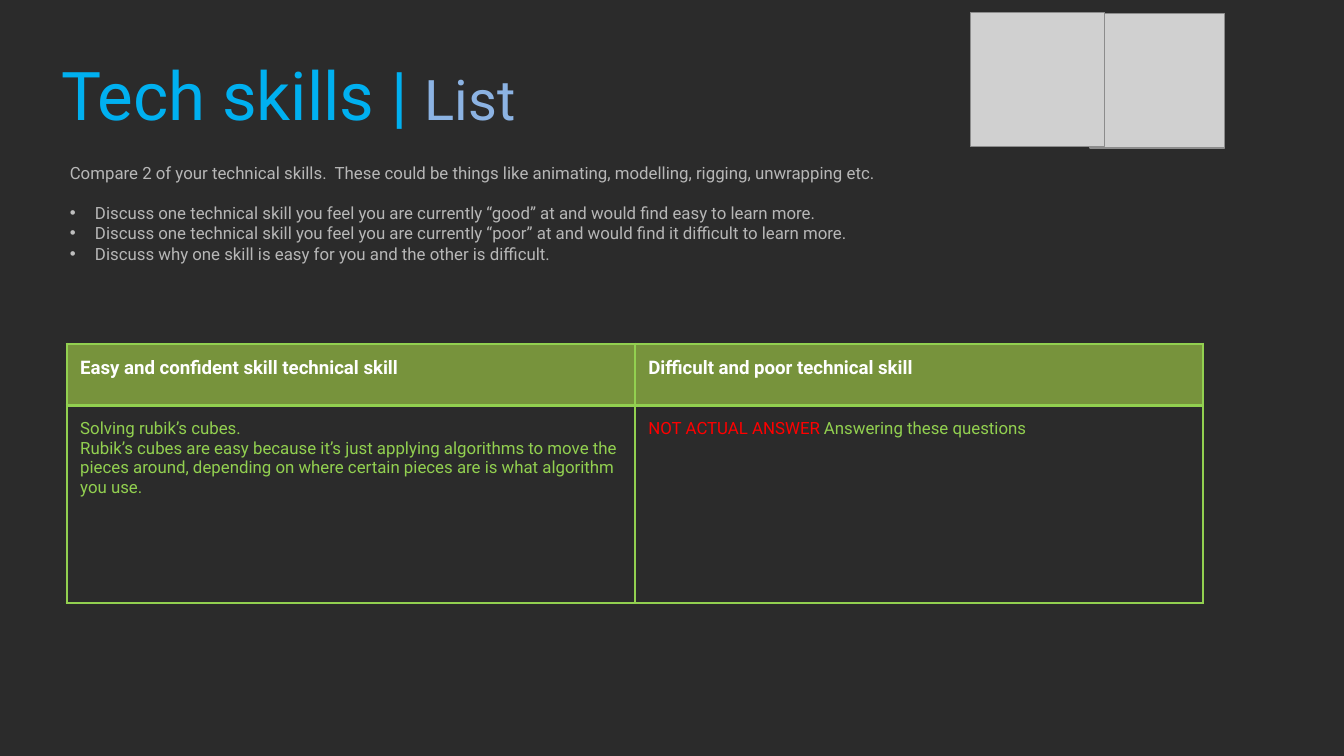
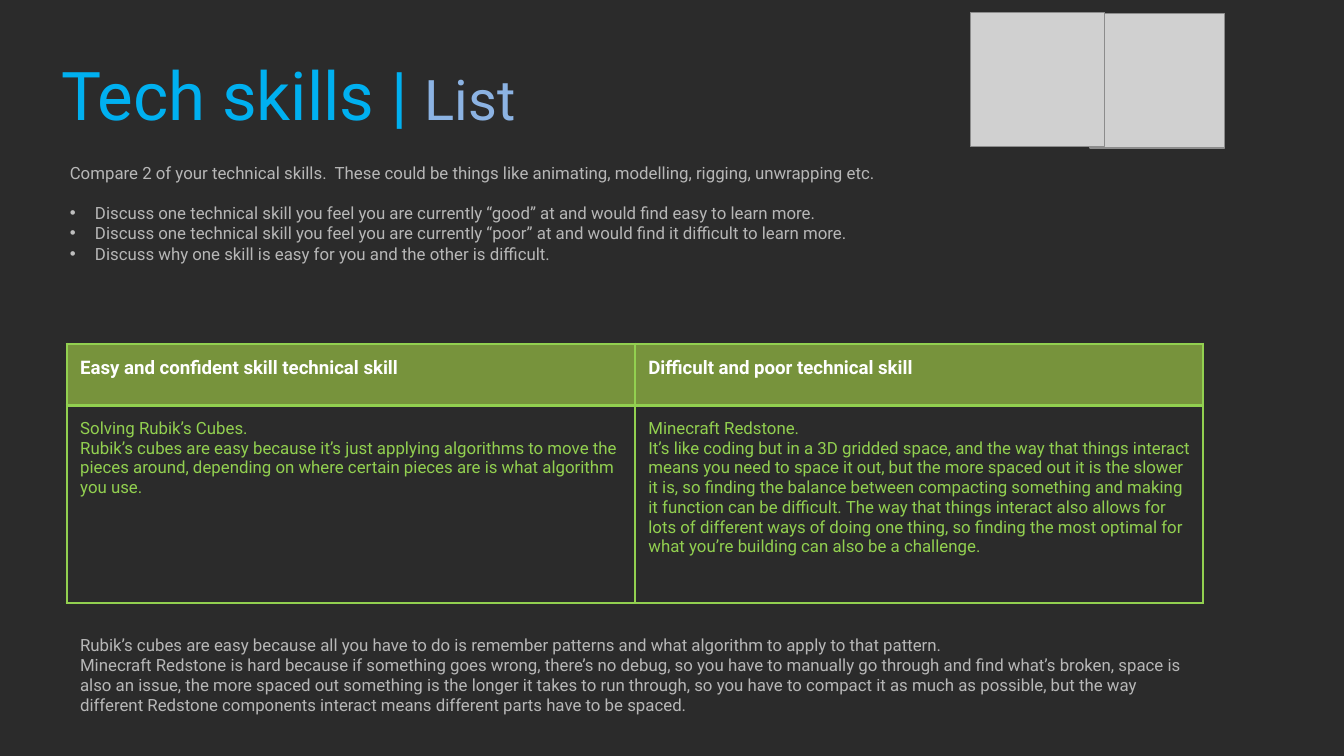
Before and after one commit to Dinoboy173/ProfStud, a slide deck: slide 18 of Class1/NOT DONE 2021_Professional_Studies_1_YourName.pptx. Drawn at 1344x756 pixels with LibreOffice and Linux fonts; fonts in the diff are those of the drawing; grey boxes stand for pictures; background and template pictures are left out; a plain dark background stands for a picture behind light text. Boxes give left, top, right and bottom in pixels: in the first picture for what was removed or moved away, otherwise in the second. Text is boxed around its words. In the diff, an @@ line names an element or a change of style, - is before the commit and + after.

```diff
--- a/Class1/NOT DONE 2021_Professional_Studies_1_YourName.pptx
+++ b/Class1/NOT DONE 2021_Professional_Studies_1_YourName.pptx
@@ table at [67, 344, 1204, 603] @@
-row 2, column 1: Solving rubik’s cubes. / Rubik’s cubes are easy because it’s just applying algorithms to move the pieces around, depending on where certain pieces are is what algorithm you use.
+row 2, column 1: Solving Rubik’s Cubes. / Rubik’s cubes are easy because it’s just applying algorithms to move the pieces around, depending on where certain pieces are is what algorithm you use.
-row 2, column 2: NOT ACTUAL ANSWER Answering these questions
+row 2, column 2: Minecraft Redstone. / It’s like coding but in a 3D gridded space, and the way that things interact means you need to space it out, but the more spaced out it is the slower it is, so finding the balance between compacting something and making it function can be difficult. The way that things interact also allows for lots of different ways of doing one thing, so finding the most optimal for what you’re building can also be a challenge.
@@ text added at [80, 638, 1181, 715], 9 pt, text #B7B7B7 @@
+Rubik’s cubes are easy because all you have to do is remember patterns and what algorithm to apply to that pattern.
+Minecraft Redstone is hard because if something goes wrong, there’s no debug, so you have to manually go through and find what’s broken, space is also an issue, the more spaced out something is the longer it takes to run through, so you have to compact it as much as possible, but the way different Redstone components interact means different parts have to be spaced.
```
Also in this commit, not shown: 11 other slides changed.
